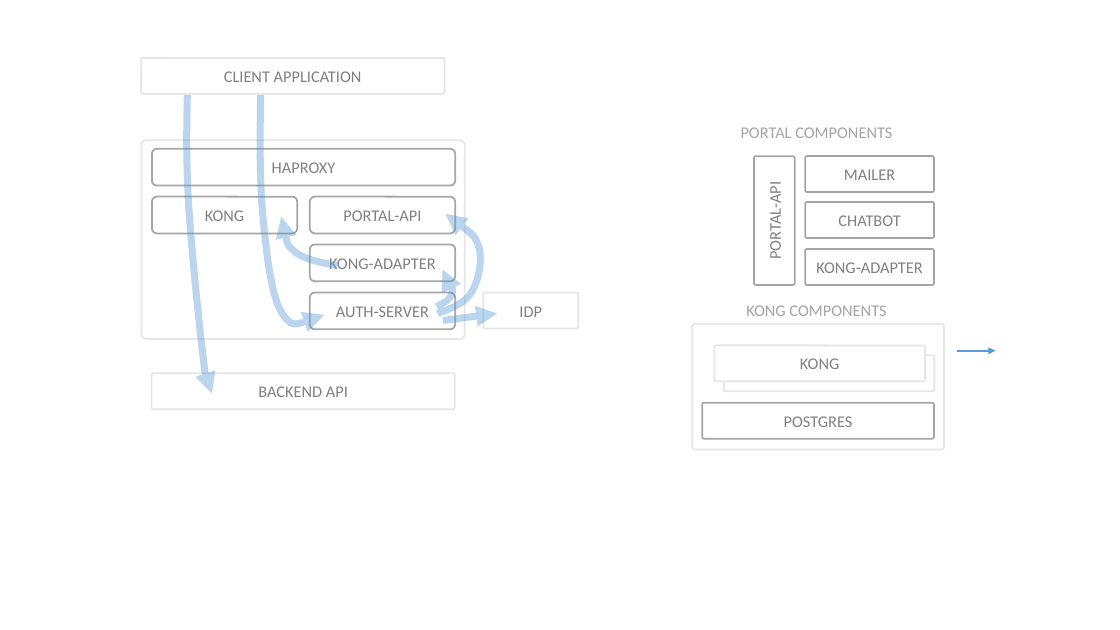
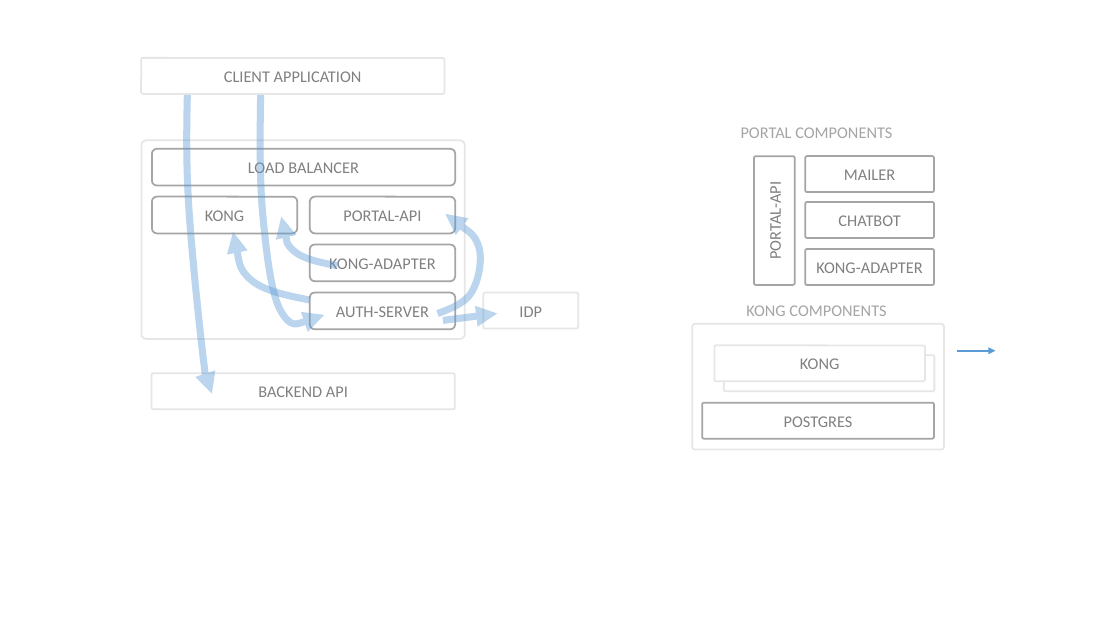
Before and after one commit to Haufe-Lexware/wicked.haufe.io, a slide deck: slide 21 of doc/architecture-illustrations.pptx. Drawn at 1120x630 pixels with LibreOffice and Linux fonts; fonts in the diff are those of the drawing. Boxes give left, top, right and bottom in pixels: in the first picture for what was removed or moved away, otherwise in the second. Text is boxed around its words. In the diff, an @@ line names an element or a change of style, - is before the commit and + after.

```diff
--- a/doc/architecture-illustrations.pptx
+++ b/doc/architecture-illustrations.pptx
@@ text in rounded rectangle at bbox=[248, 160, 359, 178]: text changed @@
-HAPROXY
+LOAD BALANCER
@@ freeform shape added at bbox=[233, 232, 309, 300], outline #5B9BD5 6 pt @@
@@ freeform shape removed at bbox=[437, 270, 453, 307] @@
```
Also in this commit, not shown: 8 other slides changed, 1 slide added, 52 other files.
